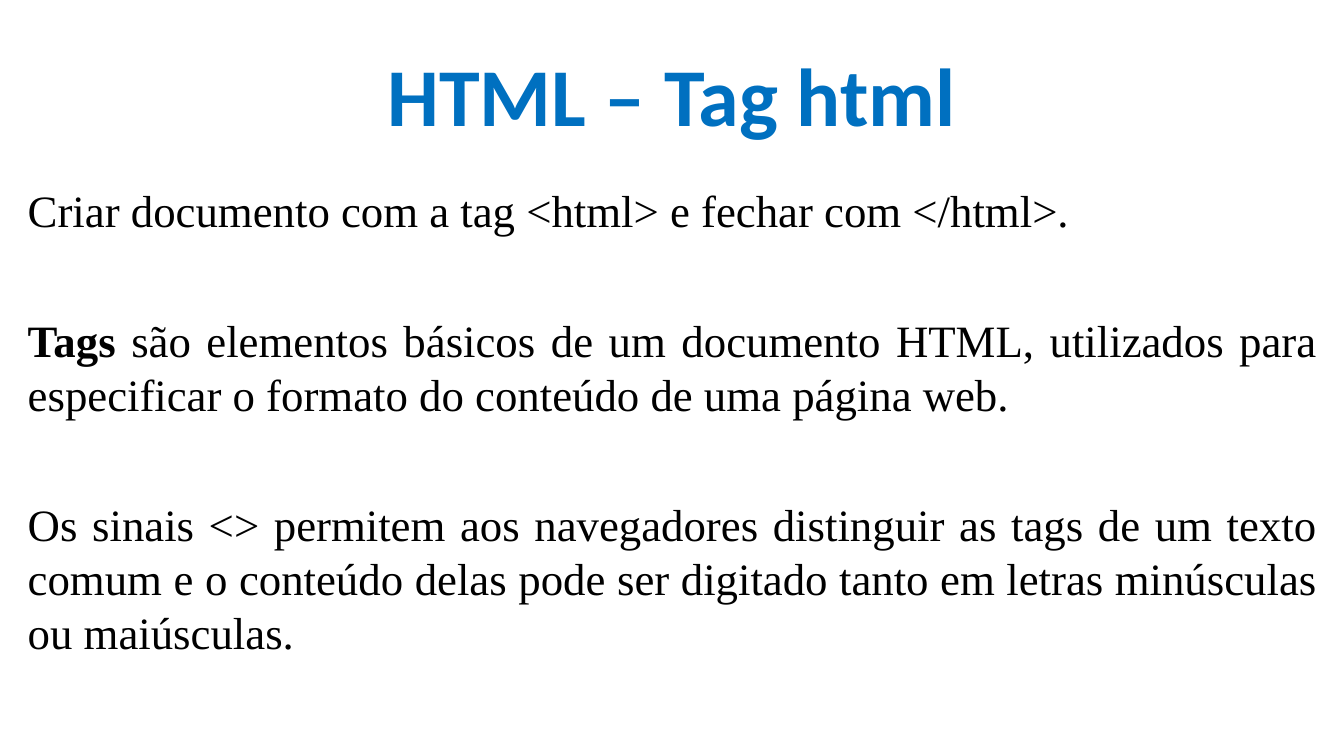
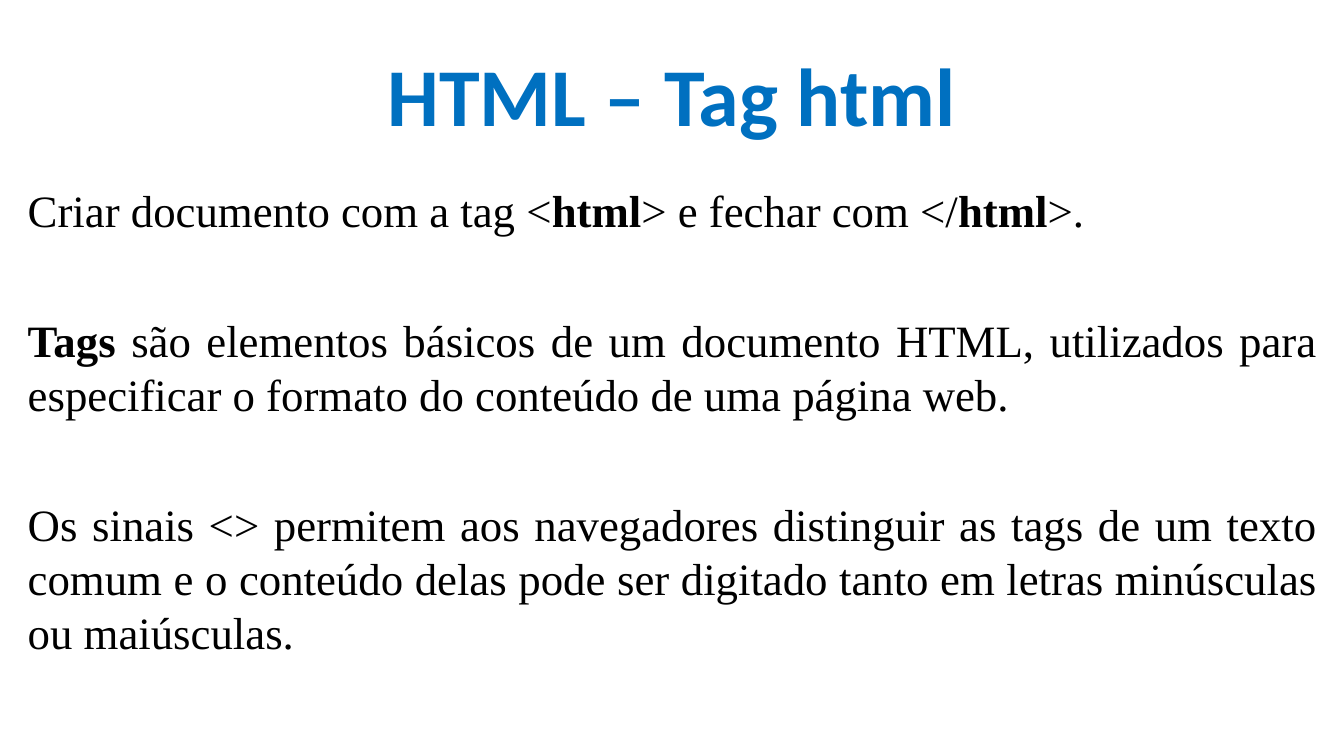
Before and after one commit to CloudEducationBrazil/WydenDesenvolvimentoWebPHP, a slide deck: slide 21 of 01 Classes/Aula 02, 03, 04 Desenvolvimento Web Caracterização - HTML.pptx (slide 18 before the commit). Drawn at 1344x756 pixels with LibreOffice and Linux fonts; fonts in the diff are those of the drawing; background and template pictures are left out. Boxes give left, top, right and bottom in pixels: in the first picture for what was removed or moved away, otherwise in the second. Text is boxed around its words. In the diff, an @@ line names an element or a change of style, - is before the commit and + after.

```diff
--- a/01 Classes/Aula 02, 03, 04 Desenvolvimento Web Caracterização - HTML.pptx
+++ b/01 Classes/Aula 02, 03, 04 Desenvolvimento Web Caracterização - HTML.pptx
@@ text at (28, 195, 1084, 237): bold on in "<html> </html>." @@
```
Also in this commit, not shown: 1 other slide changed, 13 slides added.
